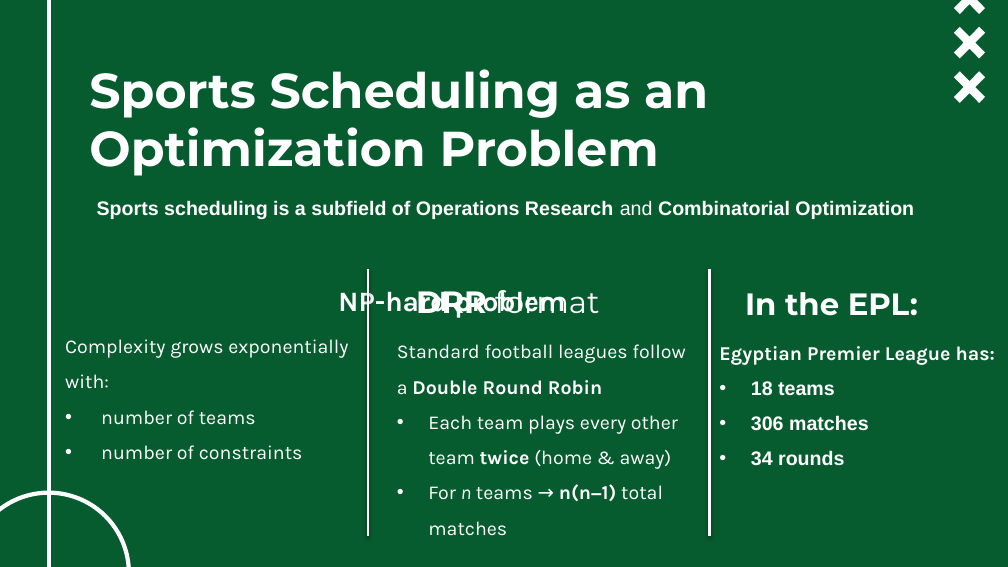
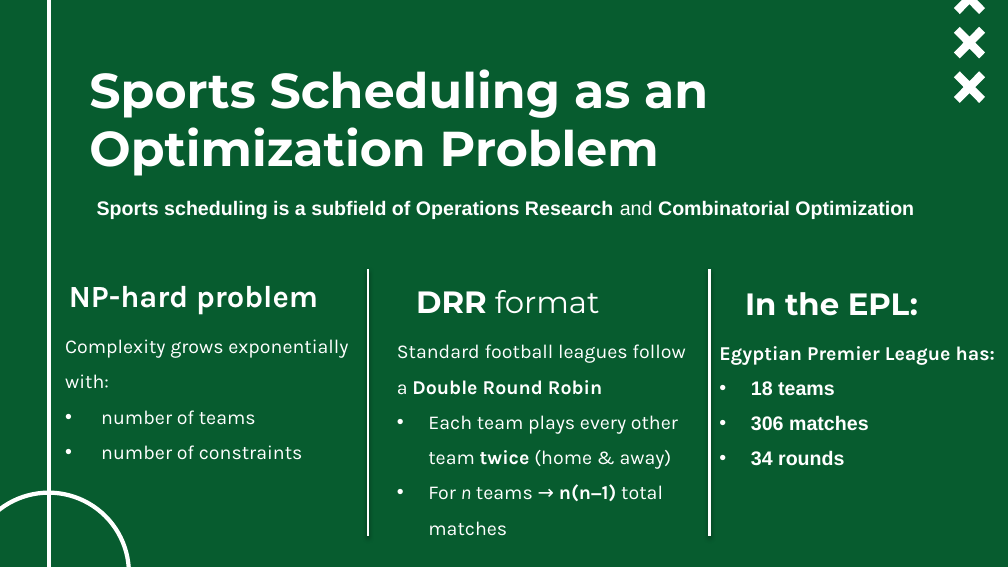
Before and after one commit to ghassanelgendy/egyptian-premier-league-schedule-optimizer, a slide deck: slide 11 of Documentations/presentation V1.pptx (slide 10 before the commit). Drawn at 1008x567 pixels with LibreOffice and Linux fonts; fonts in the diff are those of the drawing; background and template pictures are left out. Boxes give left, top, right and bottom in pixels: in the first picture for what was removed or moved away, otherwise in the second. Text is boxed around its words. In the diff, an @@ line names an element or a change of style, - is before the commit and + after.

```diff
--- a/Documentations/presentation V1.pptx
+++ b/Documentations/presentation V1.pptx
@@ subtitle "NP-hard problem": place and size @@
-subtitle "NP-hard problem" at [338,286,565,319]
+subtitle "NP-hard problem" at [69,286,318,315]
@@ subtitle "NP-hard problem" at [69,286,318,315]: size 20 to 22 pt @@
```
Also in this commit, not shown: 1 other slide changed, 1 slide added.
